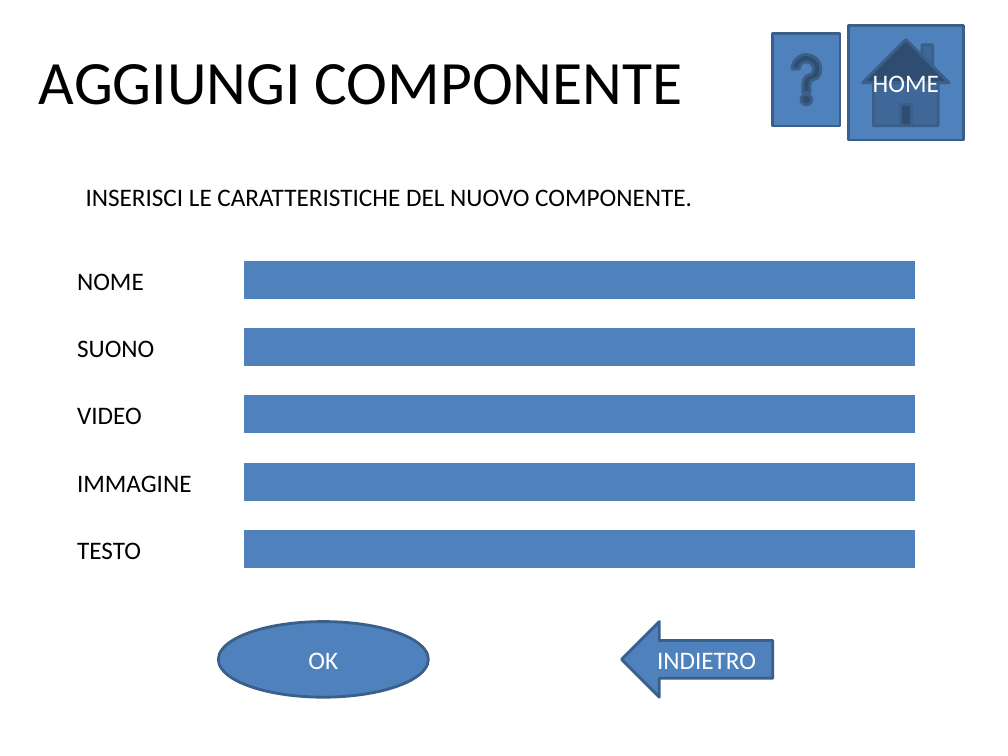
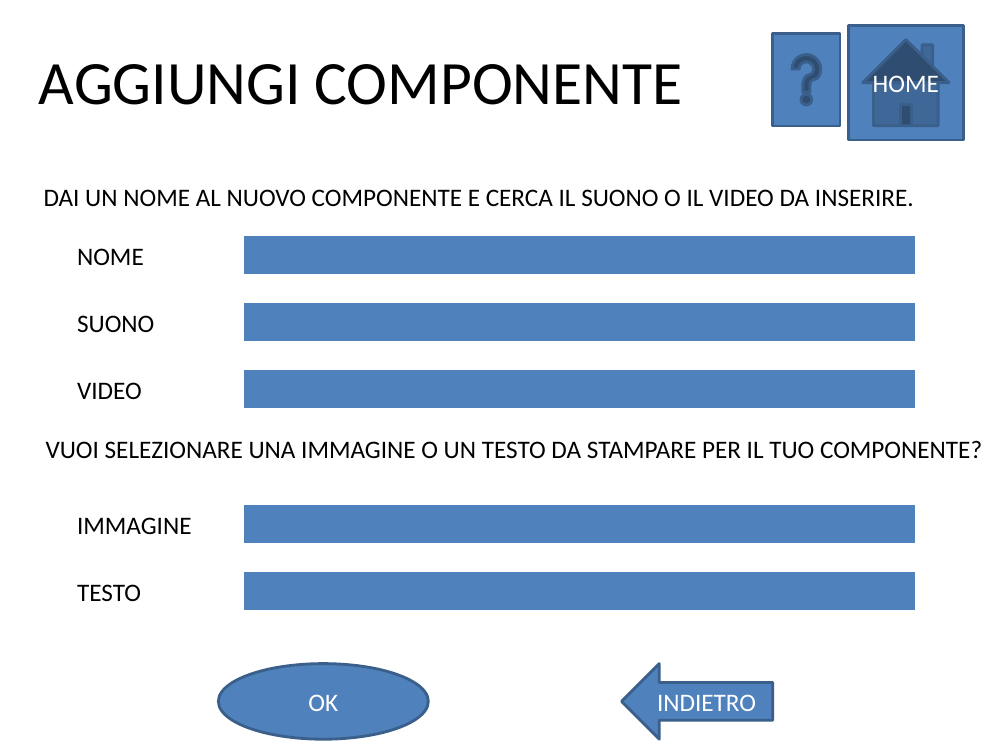
Before and after one commit to skimdz86/prototaips, a slide deck: slide 17 of Immagini/LABHCI-Pagine.pptx (slide 19 before the commit). Drawn at 1008x756 pixels with LibreOffice and Linux fonts; fonts in the diff are those of the drawing. Boxes give left, top, right and bottom in pixels: in the first picture for what was removed or moved away, otherwise in the second. Text is boxed around its words. In the diff, an @@ line names an element or a change of style, - is before the commit and + after.

```diff
--- a/Immagini/LABHCI-Pagine.pptx
+++ b/Immagini/LABHCI-Pagine.pptx
@@ text at [44,189,914,206]: text changed @@
-INSERISCI LE CARATTERISTICHE DEL NUOVO COMPONENTE.
+DAI UN NOME AL NUOVO COMPONENTE E CERCA IL SUONO O IL VIDEO DA INSERIRE.
@@ 3 texts, 3 tables: place and size @@
-3 texts, 3 tables at [77,260,916,435]
+3 texts, 3 tables at [77,235,916,410]
@@ text added at [46,440,982,459], 18 pt, text #000000 @@
+VUOI SELEZIONARE UNA IMMAGINE O UN TESTO DA STAMPARE PER IL TUO COMPONENTE?
@@ 1 left arrow, 1 ellipse, 1 text, 1 table: place and size @@
-1 left arrow, 1 ellipse, 1 text, 1 table at [77,462,916,698]
+1 left arrow, 1 ellipse, 1 text, 1 table at [77,504,916,739]
@@ text "TESTO": place and size @@
-text "TESTO" at [77,542,141,559]
+text "TESTO" at [77,584,141,601]
@@ table: place and size @@
-table at [244,529,916,570]
+table at [244,572,916,612]
```
Also in this commit, not shown: 9 other slides changed, 1 slide added, 3 slides removed.
